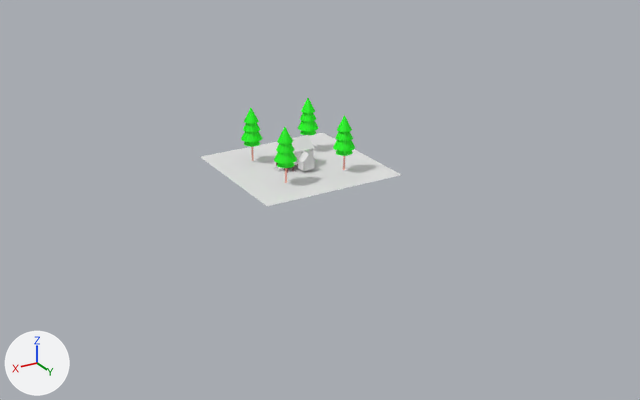
An edit to the Blender file graficacion_animacion/parcial_1/casa.blend, drawn before and after from the same camera.
Both versions are drawn from a camera (50 mm lens) standing at (36.6, 64.8, 27.4) and looking at (-0.6, 2.8, -3.6). Lighting does not change. The marker at lower left points along +X, +Y and +Z. The picture after the commit comes second.
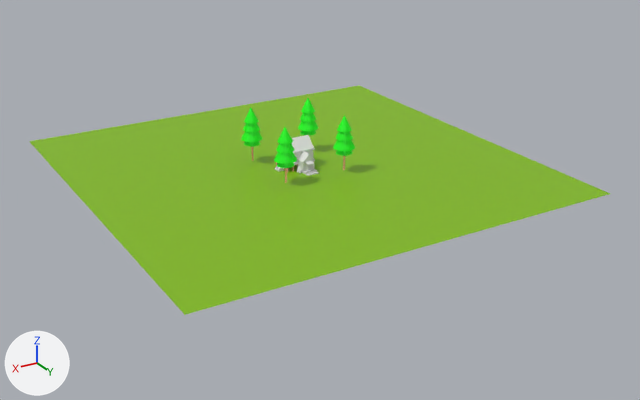
Edits to the bpy script that builds the scene:
```text
Add mat_material_006:
    mat_material_006 = bpy.data.materials.new('Material.006')
    mat_material_006.use_nodes = True; mat_material_006.node_tree.nodes.clear()
    _N = mat_material_006.node_tree.nodes; _L = mat_material_006.node_tree.links
    n0 = _N.new('ShaderNodeBsdfPrincipled'); n0.name = 'Principled BSDF'
    n1 = _N.new('ShaderNodeOutputMaterial'); n1.name = 'Material Output'
    n2 = _N.new('ShaderNodeRGB'); n2.name = 'Color'
    n2.outputs[0].default_value = (0.226, 0.5, 0.000546, 1.0)  # 'Color', green #83bc02
    _L.new(n0.outputs[0], n1.inputs[0])  # 'BSDF' to 'Surface'
    _L.new(n2.outputs[0], n0.inputs[0])  # 'Color' to 'Base Color'
Change me_plane:
    where me_plane.from_pydata(...)  # 4 vertices, 1 face; spans x -1.0..1.0, y -1.0..1.0, z 0.0
    add me_plane.materials.append(mat_material_006)
Change ob_plane:
    ob_plane.scale: (6.65, 6.65, 6.65) -> (19.0, 19.0, 19.0)
```

Location of each change, [x1, y1, x2, y2] in pixels of the pictures (640 x 400 px):
'Plane', recoloured, rescaled (white to green, 190% wider, 211% taller): before [201, 133, 401, 206]; after [29, 86, 610, 315]
